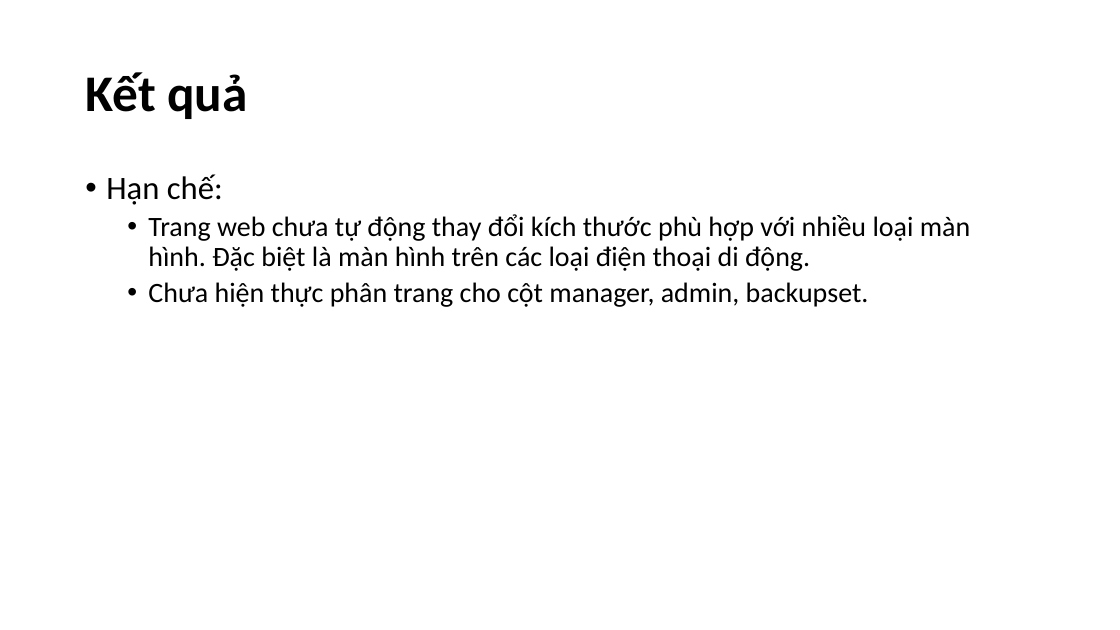
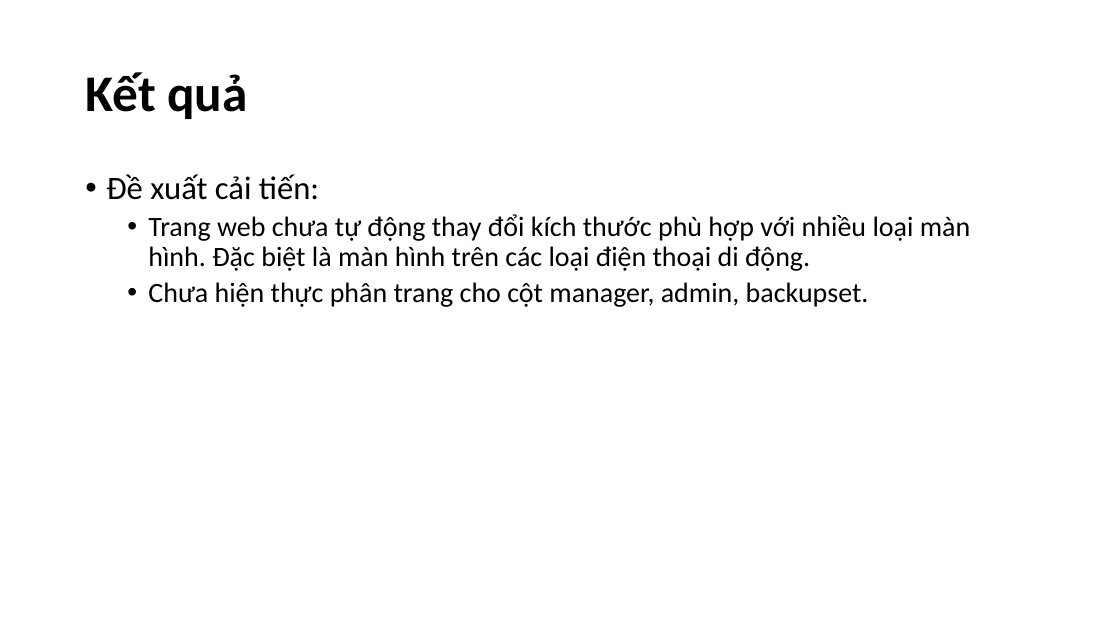
Before and after one commit to nguyenmanhphuc/DoAnA, a slide deck: slide 14 of BÁO CÁO THỰC TẬP.pptx (slide 16 before the commit). Drawn at 1120x630 pixels with LibreOffice and Linux fonts; fonts in the diff are those of the drawing. Boxes give left, top, right and bottom in pixels: in the first picture for what was removed or moved away, otherwise in the second. Text is boxed around its words. In the diff, an @@ line names an element or a change of style, - is before the commit and + after.

```diff
--- a/BÁO CÁO THỰC TẬP.pptx
+++ b/BÁO CÁO THỰC TẬP.pptx
@@ text at (106, 174, 319, 200): text changed @@
-• Hạn chế:
+• Đề xuất cải tiến:
```
Also in this commit, not shown: 6 other slides changed, 2 slides removed.
